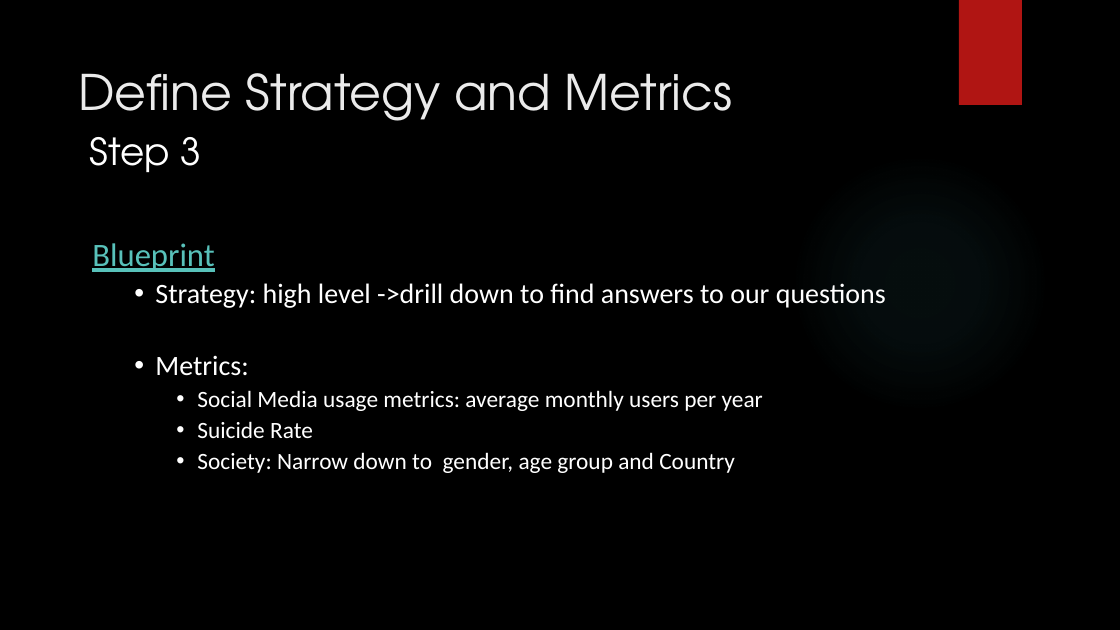
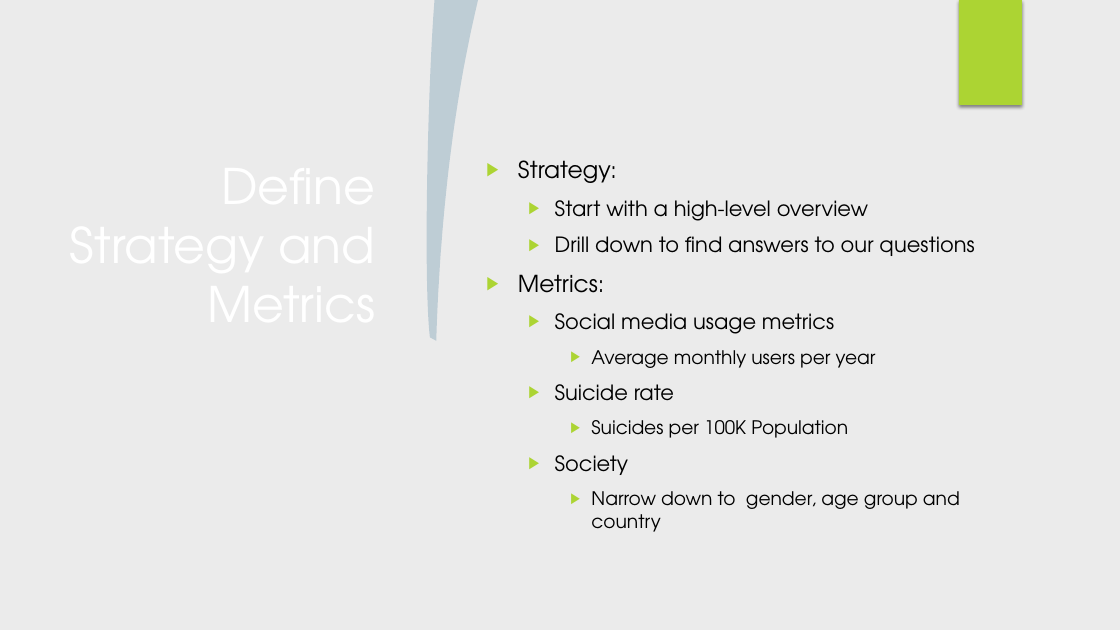
Before and after one commit to ludmilagd/SocialMediaUsageImpact, a slide deck: slide 6 of SocialMediaSuicideRate.pptx. Drawn at 1120x630 pixels with LibreOffice and Linux fonts; fonts in the diff are those of the drawing; background and template pictures are left out. Boxes give left, top, right and bottom in pixels: in the first picture for what was removed or moved away, otherwise in the second. Text is boxed around its words. In the diff, an @@ line names an element or a change of style, - is before the commit and + after.

Commit message:
Add plots for individual social media platforms

```diff
--- a/SocialMediaSuicideRate.pptx
+++ b/SocialMediaSuicideRate.pptx
@@ background picture (left out) to #EBEBEB @@
@@ rectangle added at bbox=[0, 0, 1120, 630], fill #EBEBEB @@
@@ freeform shape added at bbox=[427, 0, 478, 341], fill #0E5580 at 20% opacity @@
@@ rectangle removed at bbox=[959, 0, 1022, 105] @@
@@ rectangle added at bbox=[959, 0, 1022, 105], fill #ACD433 @@
@@ text removed at bbox=[90, 137, 202, 173] @@
-Step 3
@@ title "Define Strategy and Metrics": place and size @@
-title "Define Strategy and Metrics" at bbox=[78, 73, 733, 121]
+title "Define Strategy and Metrics" at bbox=[518, 160, 617, 293]
@@ title "Define Strategy and Metrics" at bbox=[518, 160, 617, 293]: text colour #EBEBEB to #FFFFFF; alignment left to right @@
@@ text "Strategy:": place and size @@
-text "Strategy:" at bbox=[92, 243, 886, 473]
+text "Strategy:" at bbox=[555, 200, 974, 532]
@@ text "Strategy:" at bbox=[555, 200, 974, 532]: size 24 to 20 pt, font Calibri to TeX Gyre Adventor, text colour #FFFFFF to #000000 in "Metrics:"; bullet • to ▶; list level 2 to 1 in "Metrics:"; line spacing 0.9 to 1 @@
@@ ellipse removed at bbox=[791, 154, 1049, 413] @@
@@ text at bbox=[555, 200, 974, 256]: text changed; size 24 to 18 pt; font Calibri to TeX Gyre Adventor; text colour #FFFFFF to #000000 @@
-Blueprint
-  • Strategy: high level ->drill down to find answers to our questions
+▶ Strategy:
+  ▶ Start with a high-level overview
+  ▶ Drill down to find answers to our questions
@@ text at bbox=[555, 313, 960, 532]: text changed; size 20 to 16 pt; font Calibri to TeX Gyre Adventor; text colour #FFFFFF to #000000 @@
-    • Social Media usage metrics: average monthly users per year
-    • Suicide Rate
-    • Society: Narrow down to gender, age group and Country
+  ▶ Social media usage metrics
+    ▶ Average monthly users per year
+  ▶ Suicide rate
+    ▶ Suicides per 100K Population
+  ▶ Society
+    ▶ Narrow down to gender, age group and country
```
Also in this commit, not shown: 10 other slides changed, 3 slides added, 2 slides removed, 40 other files.
